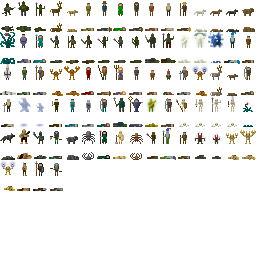
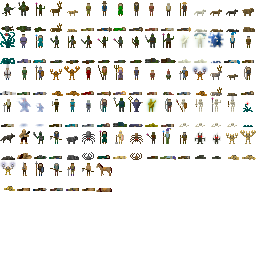
Comparing the layer stacks of the two 256px x 256px images. Changes:
painted on "Background" over [66, 159, 112, 192]
